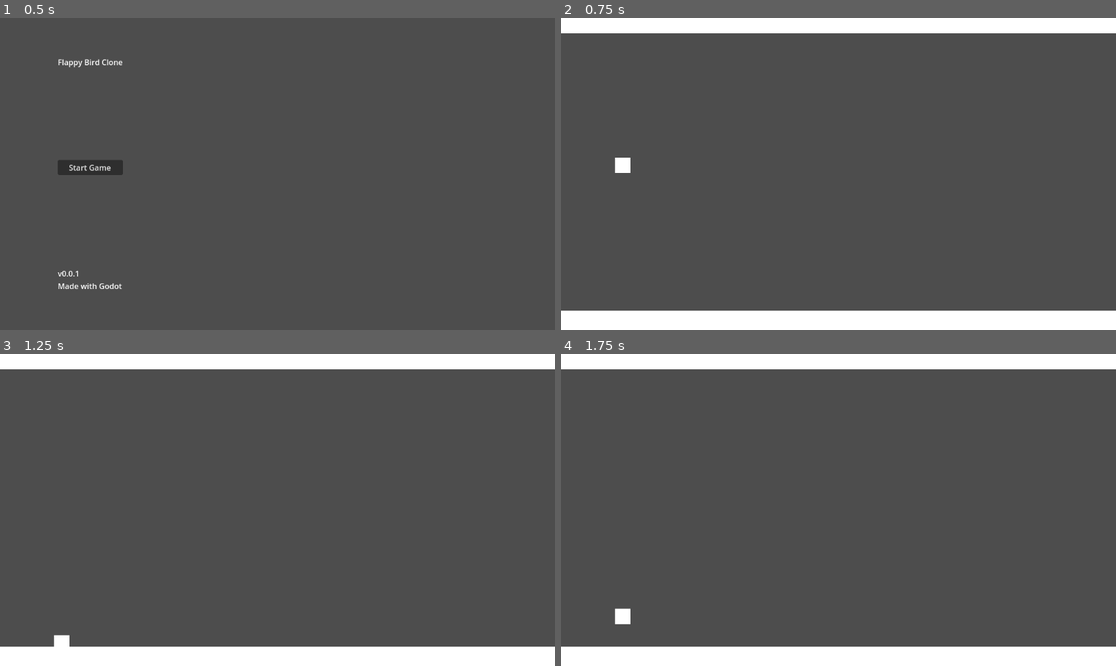
Above: before the commit, frames 1-4 (two rows, left to right).
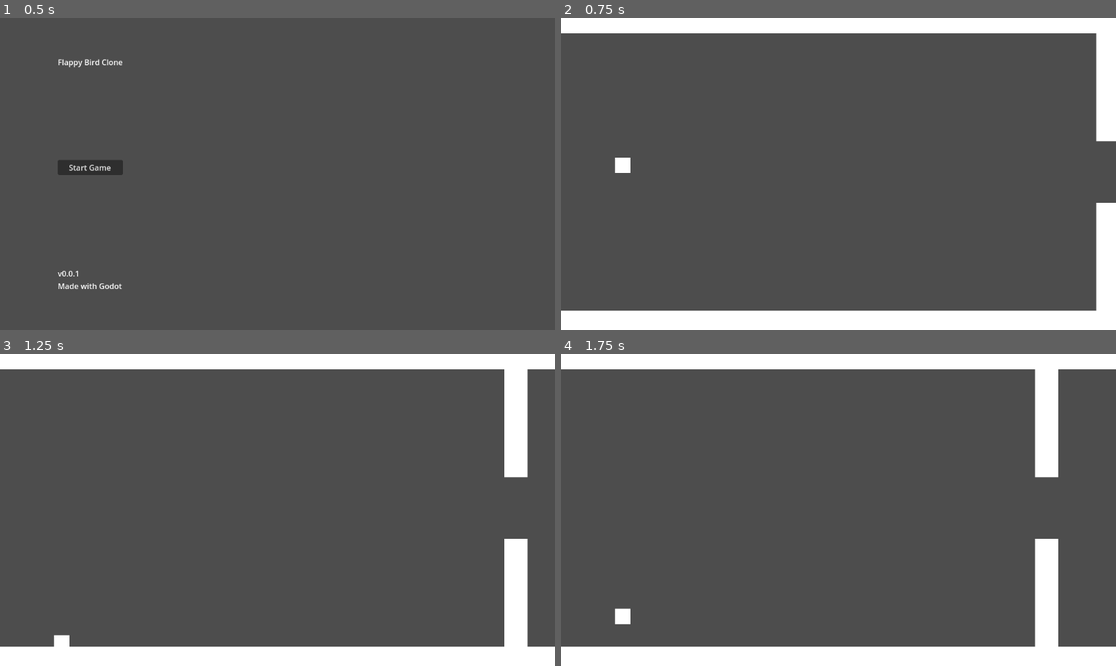
Above: after the commit, the same moments.

Repository: Modailun/flappy-bird-clone
Game: Godot game, scene res://Scenes/main_menu.tscn
The game is run twice, just before and just after one commit, with the same random seed, the same clock (stepped at 60 frames per second) and the same inputs.
Inputs (mouse positions are in pixels of both pictures, inside the frame that each line leads up to):
- Up to frame 1 (0.5 s): no input
- Up to frame 2 (0.75 s): click "Start Game" at 0.5 s
- Up to frame 3 (1.25 s): no input
- Up to frame 4 (1.75 s): move the mouse to (960, 494) at 1.27 s; click (960, 494) at 1.52 s

Frame 1 is identical in both runs. In frame 2, 2.5% of the frame differs, in the area x 96-100%, y 4-94%; in frame 3, 3.0%, in the area x 90-96%, y 4-94%; in frame 4, 3.0%.

Commit message:
Added first pipeline

Diff:
--- a/Scenes/game.tscn
+++ b/Scenes/game.tscn
@@ -1,7 +1,45 @@
-[gd_scene load_steps=3 format=3 uid="uid://bnc5pe1d0vbax"]
+[gd_scene load_steps=7 format=3 uid="uid://bnc5pe1d0vbax"]
 
 [ext_resource type="PackedScene" uid="uid://lba3tqsm6xqc" path="res://Scenes/floor.tscn" id="1_ebmjs"]
 [ext_resource type="PackedScene" uid="uid://b8kifyk7hc6nl" path="res://Scenes/bird.tscn" id="2_qxrlw"]
+[ext_resource type="PackedScene" uid="uid://bg438eyg3tjj" path="res://Scenes/pipes.tscn" id="3_wrm1d"]
+
+[sub_resource type="Animation" id="Animation_wrm1d"]
+resource_name = "Loop"
+length = 15.0
+tracks/0/type = "value"
+tracks/0/imported = false
+tracks/0/enabled = true
+tracks/0/path = NodePath(".:position")
+tracks/0/interp = 1
+tracks/0/loop_wrap = true
+tracks/0/keys = {
+"times": PackedFloat32Array(0, 10, 11, 12, 13),
+"transitions": PackedFloat32Array(1, 1, 1, 1, 1),
+"update": 0,
+"values": [Vector2(1152, 320), Vector2(-120, 320), Vector2(-120, 1728), Vector2(1320, 1728), Vector2(1320, 320)]
+}
+
+[sub_resource type="Animation" id="Animation_3dryh"]
+length = 0.001
+tracks/0/type = "value"
+tracks/0/imported = false
+tracks/0/enabled = true
+tracks/0/path = NodePath(".:position")
+tracks/0/interp = 1
+tracks/0/loop_wrap = true
+tracks/0/keys = {
+"times": PackedFloat32Array(0),
+"transitions": PackedFloat32Array(1),
+"update": 0,
+"values": [Vector2(1152, 320)]
+}
+
+[sub_resource type="AnimationLibrary" id="AnimationLibrary_wowpa"]
+_data = {
+&"Loop": SubResource("Animation_wrm1d"),
+&"RESET": SubResource("Animation_3dryh")
+}
 
 [node name="Game" type="Node2D"]
 
@@ -10,9 +48,22 @@
 [node name="Bird" parent="." instance=ExtResource("2_qxrlw")]
 position = Vector2(128, 288)
 
-[node name="Floor" parent="." instance=ExtResource("1_ebmjs")]
+[node name="Limits" type="Node" parent="."]
+
+[node name="Floor" parent="Limits" instance=ExtResource("1_ebmjs")]
 position = Vector2(576, 608)
 
-[node name="Floor2" parent="." instance=ExtResource("1_ebmjs")]
+[node name="Floor2" parent="Limits" instance=ExtResource("1_ebmjs")]
 position = Vector2(576, 32)
-rotation = 3.14159
+rotation = -3.14159
+
+[node name="EveryPipes" type="Node" parent="."]
+
+[node name="Pipes" parent="EveryPipes" instance=ExtResource("3_wrm1d")]
+position = Vector2(1152, 320)
+
+[node name="AnimationPlayer" type="AnimationPlayer" parent="EveryPipes/Pipes"]
+libraries = {
+&"": SubResource("AnimationLibrary_wowpa")
+}
+autoplay = "Loop"
--- /dev/null
+++ b/Scenes/pipe.tscn
@@ -0,0 +1,12 @@
+[gd_scene load_steps=3 format=3 uid="uid://ddl48kj3yorot"]
+
+[sub_resource type="SpriteFrames" id="SpriteFrames_3ygci"]
+
+[sub_resource type="CanvasTexture" id="CanvasTexture_3ygci"]
+
+[node name="Pipe" type="AnimatedSprite2D"]
+sprite_frames = SubResource("SpriteFrames_3ygci")
+
+[node name="Sprite2D" type="Sprite2D" parent="."]
+scale = Vector2(48, 896)
+texture = SubResource("CanvasTexture_3ygci")
--- a/Scenes/pipes.tscn
+++ b/Scenes/pipes.tscn
@@ -1,3 +1,25 @@
-[gd_scene format=3 uid="uid://bg438eyg3tjj"]
+[gd_scene load_steps=4 format=3 uid="uid://bg438eyg3tjj"]
+
+[ext_resource type="PackedScene" uid="uid://ddl48kj3yorot" path="res://Scenes/pipe.tscn" id="1_uhra5"]
+
+[sub_resource type="RectangleShape2D" id="RectangleShape2D_uhra5"]
+size = Vector2(48, 896)
+
+[sub_resource type="RectangleShape2D" id="RectangleShape2D_7ktcp"]
+size = Vector2(48, 896)
 
 [node name="Pipes" type="AnimatableBody2D"]
+
+[node name="Pipe" parent="." instance=ExtResource("1_uhra5")]
+position = Vector2(0, 512)
+
+[node name="Pipe2" parent="." instance=ExtResource("1_uhra5")]
+position = Vector2(0, -512)
+
+[node name="CollisionShape2D" type="CollisionShape2D" parent="."]
+position = Vector2(0, 512)
+shape = SubResource("RectangleShape2D_uhra5")
+
+[node name="CollisionShape2D2" type="CollisionShape2D" parent="."]
+position = Vector2(0, -512)
+shape = SubResource("RectangleShape2D_7ktcp")
